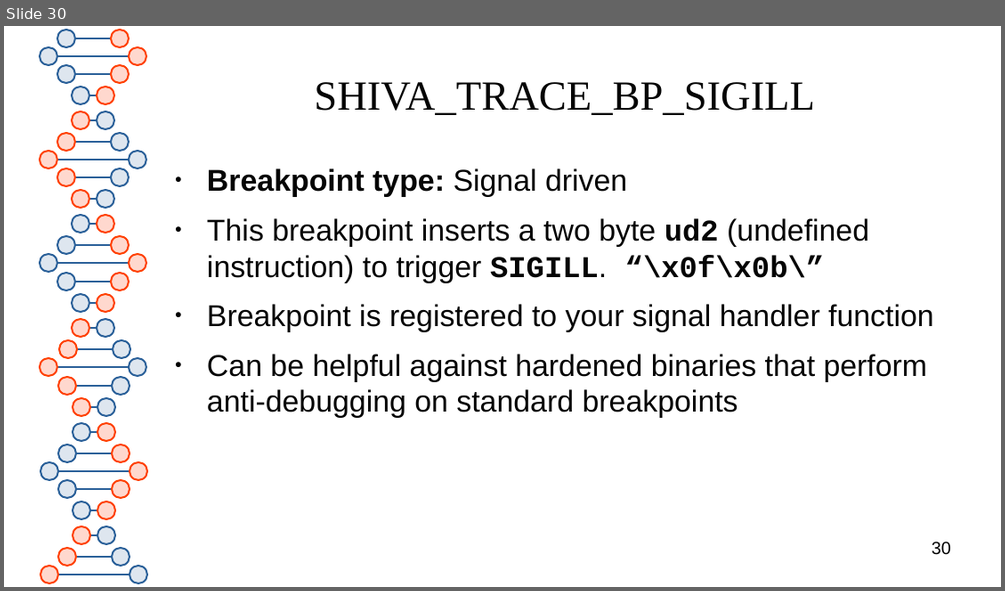
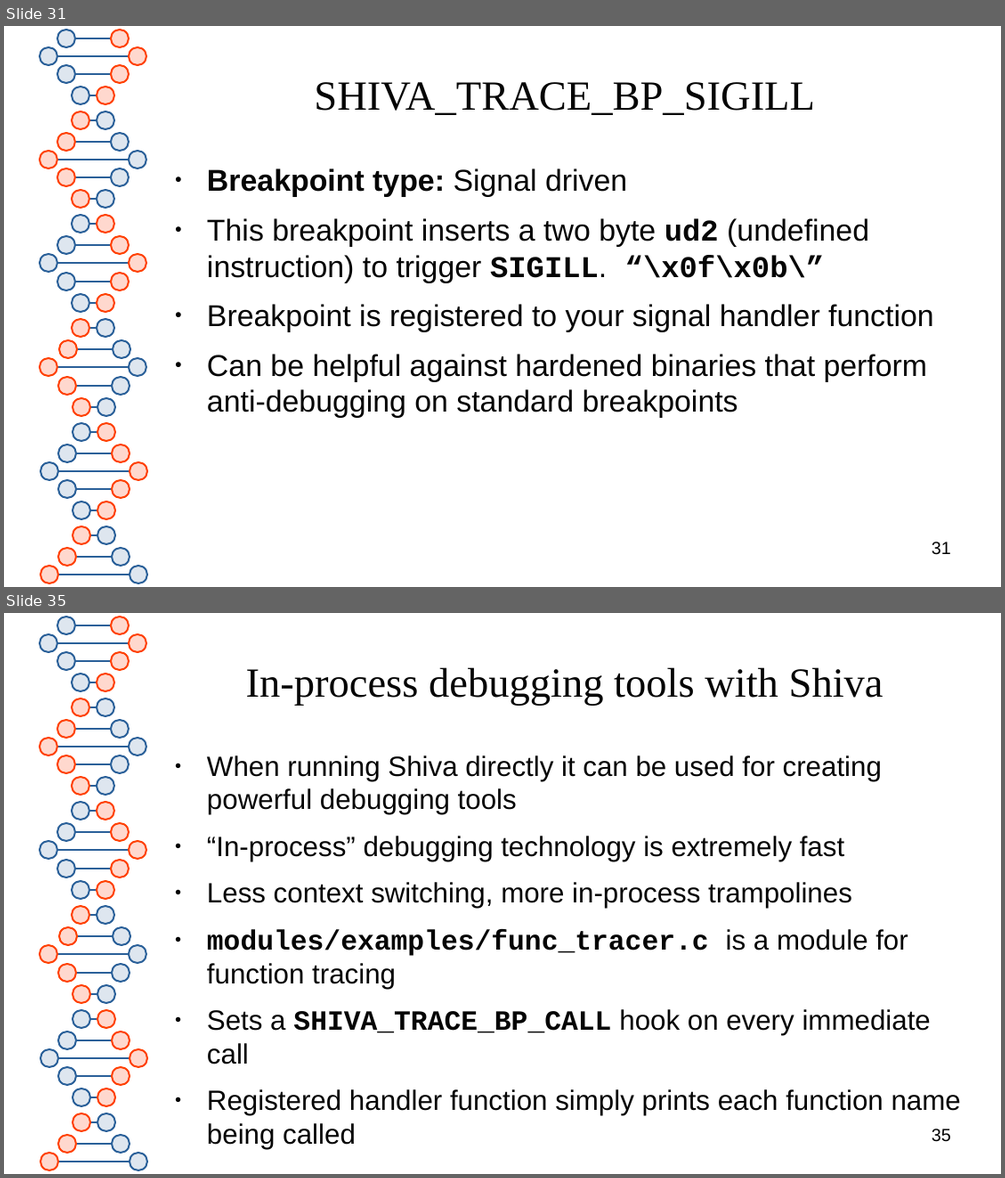
Before and after one commit to elfmaster/shiva, a slide deck: presentation/shiva_runtime.odp. Shown one above the other, each under a label of ours: slide 30 before the commit, slides 31 and 35 after it; the slides between them are not shown. The pictures are 1005x591 and 1005x1178 pixels, drawn with LibreOffice and Linux fonts; fonts in the diff are those of the drawing. Boxes give left, top, right and bottom in pixels: in the first picture for what was removed or moved away, otherwise in the second. Text is boxed around its words. In the diff, an @@ line names an element or a change of style, - is before the commit and + after.

```diff
--- a/presentation/shiva_runtime.odp
+++ b/presentation/shiva_runtime.odp
@@ slide 35 added at [4, 613, 1001, 1174], background #FFFFFF; not listed: 81 template elements that a slide beside it also shows @@
@@ title added at [246, 667, 883, 706], 33 pt, text #050505 @@
+In-process debugging tools with Shiva
@@ text added at [207, 755, 961, 1149], 22.2 pt, text #050505 @@
+● When running Shiva directly it can be used for creating powerful debugging tools
+● “In-process” debugging technology is extremely fast
+● Less context switching, more in-process trampolines
+● modules/examples/func_tracer.c is a module for function tracing
+● Sets a SHIVA_TRACE_BP_CALL hook on every immediate call
+● Registered handler function simply prints each function name being called
@@ page number added at [931, 1128, 951, 1142], 14 pt, text #000000 @@
+35
@@ what was slide 30 is now slide 31 @@
@@ page number at [931, 541, 951, 555]: text changed @@
-30
+31
```
Also in this commit, not shown: 9 slides changed, 8 other slides added, 1 other file.
